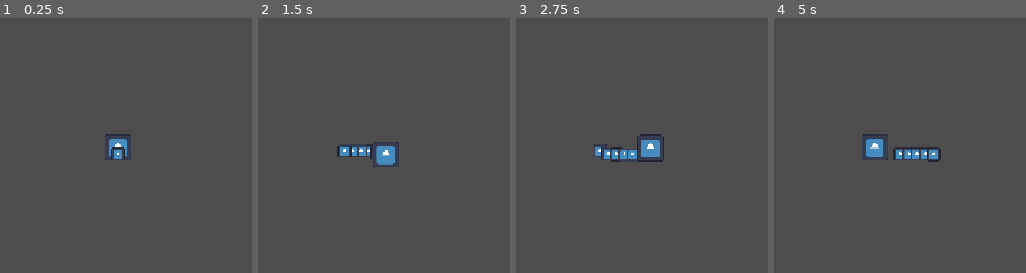
Above: before the commit, frames 1-4 (left to right).
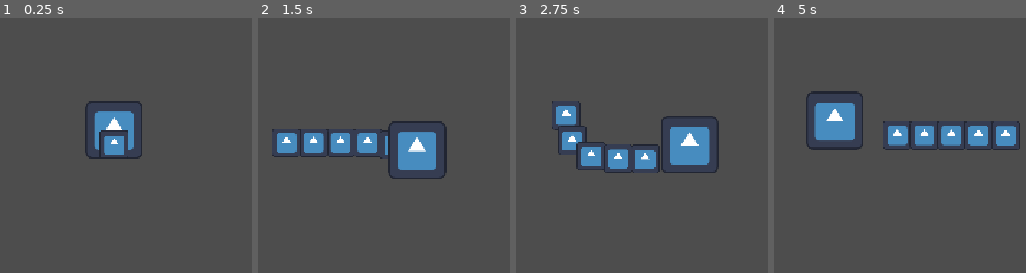
Above: after the commit, the same moments.

Repository: frantisek-boura/summoner-game
Game: Godot game, scene res://scenes/player/player.tscn
The game is run twice, just before and just after one commit, with the same random seed, the same clock (stepped at 60 frames per second) and the same inputs. The engine's default icon, where the game draws it, is replaced by a stand-in: a white triangle on a blue panel in a dark square.
Inputs (mouse positions are in pixels of both pictures, inside the frame that each line leads up to):
- Up to frame 1 (0.25 s): no input
- Up to frame 2 (1.5 s): tap Enter at 0.5 s; move the mouse to (outside the picture) at 0.52 s; hold D (right) 0.53-1.28 s; hold E (minion_selector) 0.53-1.28 s; click (outside the picture) at 0.67 s; move the mouse to (outside the picture) at 1.27 s; hold S (down) from 1.28 s (still down); tap E (minion_selector) at 1.35 s
- Up to frame 3 (2.75 s): move the mouse to (715, 61) at 2.02 s; release S (down) at 2.03 s; hold D (right) from 2.03 s (still down); hold E (minion_selector) from 2.03 s (still down)
- Up to frame 4 (5 s): move the mouse to (852, 250) at 2.77 s; release D (right) at 2.78 s; release E (minion_selector) at 2.78 s; hold W (up) 2.78-3.53 s; tap E (minion_selector) at 2.85, 4.35 s; click (852, 250) at 2.92 s; move the mouse to (outside the picture) at 3.52 s; hold E (minion_selector) 3.53-4.28 s; hold A (left) from 3.53 s (still down); move the mouse to (outside the picture) at 4.27 s

The runs differ from the first frame. In frame 1, 2.8% of the frame differs, in the area x 33-57%, y 32-56%; in frame 2, 6.3%; in frame 3, 6.8%; in frame 4, 7.9%, in the area x 12-98%, y 28-57%.

Commit message:
refactor: remove custom player cam, use built-in, fix incorrect function calls

Diff:
--- a/scenes/player/camera.gd
+++ /dev/null
@@ -1,31 +0,0 @@
-class_name PlayerCamera
-extends Camera2D
-
-const SELECT_ZOOM: Vector2 = Vector2(1.05, 1.05)
-const DEFAULT_ZOOM: Vector2 = Vector2(0.3, 0.3)
-
-@export_range(0.0, 100.0, 0.01) var zoom_speed: float = 0.5
-@export_range(0.0, 1.0, 0.01) var zoom_time: float = 0.35
-
-var _current_zoom_target: Vector2 = DEFAULT_ZOOM
-var _is_selecting: bool = false
-var _time: float = 0
-
-func _physics_process(delta: float) -> void:
-	if (get_zoom() / _current_zoom_target) == _current_zoom_target / (SELECT_ZOOM if _is_selecting else DEFAULT_ZOOM):
-		return
-
-	if _time >= zoom_time: return
-	_time += delta
-
-	set_zoom(clamp(zoom.lerp(get_zoom() * _current_zoom_target, zoom_speed * delta), DEFAULT_ZOOM, SELECT_ZOOM))
-
-func zoom_to_select() -> void:
-	_time = 0
-	_is_selecting = false
-	_current_zoom_target = SELECT_ZOOM
-
-func zoom_to_default() -> void:
-	_time = 0
-	_is_selecting = true
-	_current_zoom_target = DEFAULT_ZOOM
--- a/scenes/player/minion_manager/minion_path.tscn
+++ b/scenes/player/minion_manager/minion_path.tscn
@@ -10,4 +10,4 @@
 
 [node name="timer" type="Timer" parent="." unique_id=1718975064]
 process_callback = 0
-wait_time = 0.1
+wait_time = 0.15
--- a/scenes/player/player.tscn
+++ b/scenes/player/player.tscn
@@ -1,7 +1,6 @@
 [gd_scene format=3 uid="uid://cnjw2watliysa"]
 
 [ext_resource type="Script" uid="uid://ecoengxt0qpr" path="res://scripts/player/player.gd" id="1_dovo2"]
-[ext_resource type="Script" uid="uid://b3m3ip8weoxd2" path="res://scenes/player/camera.gd" id="2_gx1jg"]
 [ext_resource type="Texture2D" uid="uid://ivhipj63degi" path="res://icon.svg" id="2_lvxji"]
 [ext_resource type="PackedScene" uid="uid://dih8sd3f77efp" path="res://scenes/entity/entity_health.tscn" id="3_0owmy"]
 [ext_resource type="PackedScene" uid="uid://c05qlldfo5akd" path="res://scenes/utils/depth_detector.tscn" id="3_gx1jg"]
@@ -25,10 +24,9 @@
 [sub_resource type="CircleShape2D" id="CircleShape2D_cslih"]
 radius = 61.008198
 
-[node name="player" type="CharacterBody2D" unique_id=1895177123 node_paths=PackedStringArray("camera", "minion_manager", "entity_state_machine", "entity_movement", "entity_health")]
+[node name="player" type="CharacterBody2D" unique_id=1895177123 node_paths=PackedStringArray("minion_manager", "entity_state_machine", "entity_movement", "entity_health")]
 collision_layer = 4
 script = ExtResource("1_dovo2")
-camera = NodePath("camera")
 minion_manager = NodePath("minion_manager")
 entity_state_machine = NodePath("player_state_machine")
 entity_movement = NodePath("player_movement")
@@ -104,14 +102,19 @@
 [node name="player_move_state" parent="player_state_machine" unique_id=1167808381 node_paths=PackedStringArray("player") instance=ExtResource("6_0owmy")]
 player = NodePath("../..")
 
-[node name="camera" type="Camera2D" parent="." unique_id=380490572]
-scale = Vector2(0.5, 0.5)
-process_callback = 0
-position_smoothing_enabled = true
-script = ExtResource("2_gx1jg")
-zoom_speed = 30.0
-zoom_time = 0.3
-
 [node name="collider" type="CollisionShape2D" parent="." unique_id=717725179]
 position = Vector2(0, -64)
 shape = SubResource("CircleShape2D_cslih")
+
+[node name="camera" type="Camera2D" parent="." unique_id=407114653]
+zoom = Vector2(0.65, 0.65)
+process_callback = 0
+position_smoothing_enabled = true
+drag_horizontal_enabled = true
+drag_vertical_enabled = true
+drag_horizontal_offset = 0.4
+drag_vertical_offset = 0.4
+drag_left_margin = 0.05
+drag_top_margin = 0.05
+drag_right_margin = 0.05
+drag_bottom_margin = 0.05
--- a/scripts/player/minion_manager/minion_manager.gd
+++ b/scripts/player/minion_manager/minion_manager.gd
@@ -101,7 +101,7 @@
 	if current_state == "minion_manager_follow_state":
 		new_minion.state_machine.change_to_follow_state()
 	elif current_state == "minion_manager_select_state":
-		new_minion.state_machine.force_to_select_state()
+		new_minion.state_machine.change_to_select_state()
 
 func _on_minion_tree_changed(minion: Minion = null) -> void:
 	radial_minion_menu.set_options(minion_handler.forcible_minions.keys())
--- a/scripts/player/player.gd
+++ b/scripts/player/player.gd
@@ -1,7 +1,6 @@
 class_name Player
 extends Entity
 
-@export var camera: PlayerCamera
 @export var minion_manager: MinionManager
 
 @onready var movement: PlayerMovement = entity_movement as PlayerMovement
--- a/scripts/player/states/player_idle_state.gd
+++ b/scripts/player/states/player_idle_state.gd
@@ -11,7 +11,6 @@
 
 func exit() -> void:
 	if player.minion_manager.is_selecting():
-		player.camera.zoom_to_default()
 		player.minion_manager.close_selection_menu(false)
 		player.minion_manager.change_to_follow_state()
 
@@ -31,11 +30,9 @@
 func input_event(event: InputEvent) -> void:
 	pass
 	if event.is_action_pressed("minion_selector") and not player.minion_manager.is_selecting():
-		player.camera.zoom_to_select()
 		player.minion_manager.open_selection_menu()
 		player.minion_manager.change_to_select_state()
 	if event.is_action_released("minion_selector") and player.minion_manager.is_selecting():
-		player.camera.zoom_to_default()
 		player.minion_manager.close_selection_menu(true)
 		player.minion_manager.change_to_follow_state()
 	if event.is_action_pressed("escape"):
--- a/scripts/utils/state.gd
+++ b/scripts/utils/state.gd
@@ -2,9 +2,12 @@
 @abstract class_name State
 extends Node
 
+@export var next_state: State = null
 @export var timer: Timer = null
 
 @onready var state_machine: StateMachine = get_parent() as StateMachine
+
+signal change_condition_reached
 
 ## Called on the new state when [StateMachine] changes states.
 @abstract func enter() -> void
--- a/scripts/utils/state_machine.gd
+++ b/scripts/utils/state_machine.gd
@@ -3,6 +3,7 @@
 extends Node
 
 @export var beginning_state: State
+@export var default_state: State
 
 var _states: Array[State] = []
 var _current_state: State = null
@@ -46,7 +47,7 @@
 ## [br][br]
 ## Takes [String] [param state_name] for the name of the new state's node.
 func _find_state_by_name(state_name: String) -> State:
-	var filtered_states: Array[State] = _states.filter(func(s): return s.name == state_name)
+	var filtered_states: Array[State] = _states.filter(func(s): return s.name == state_name.strip_edges())
 	assert(len(filtered_states) == 1, "STATE MACHINE: Could not pinpoint state with name '%s'. Found %d states." % [state_name, len(filtered_states)])
 
 	return filtered_states.front() as State
Not shown, removed: scenes/player/camera.gd.uid
